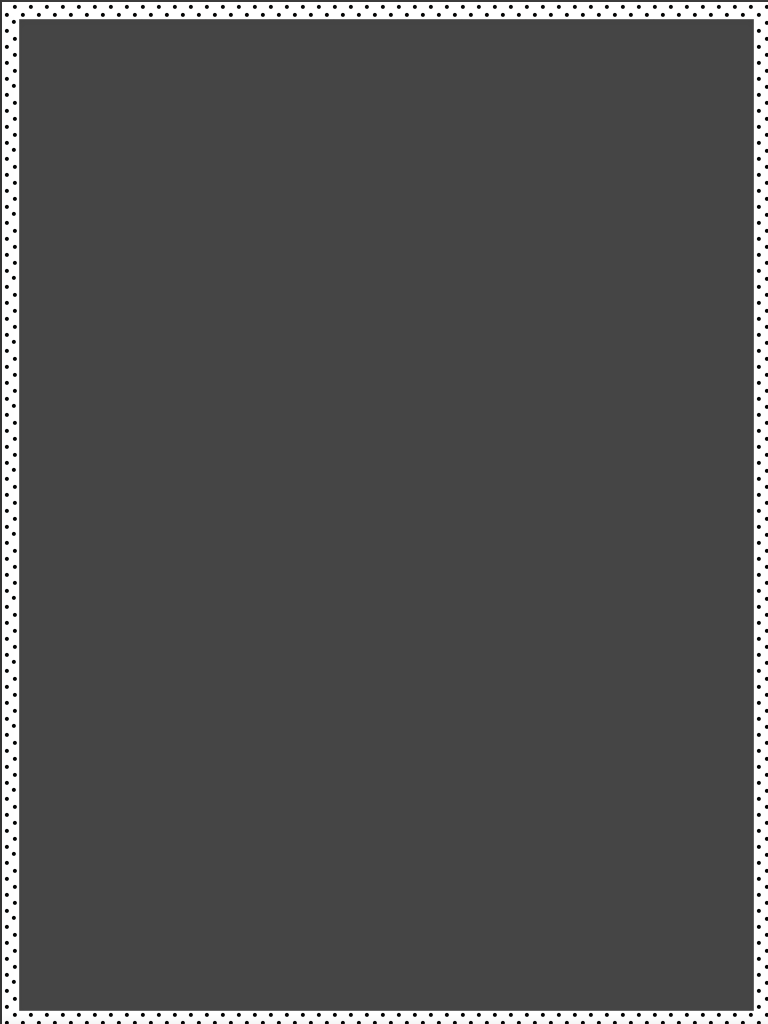
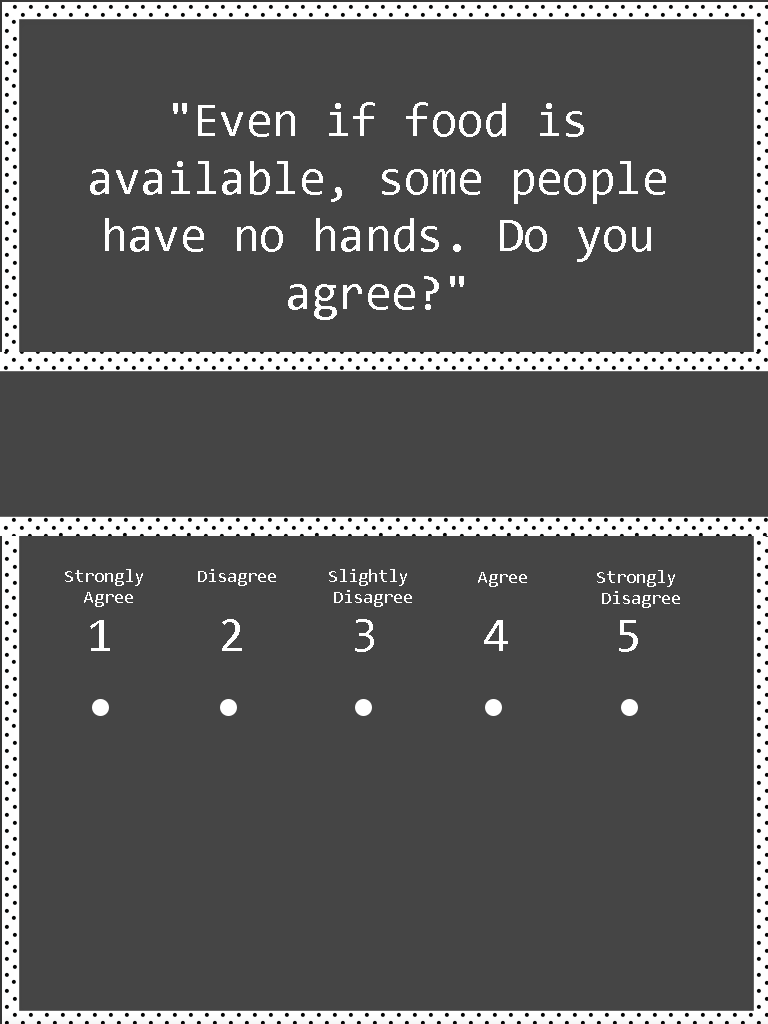
Before/after of a 768×1024 layered artwork. What changed in the layer stack:
added layer "Ellipse 1 copy 5" above "Ellipse 1 copy 3" over (485, 699, 502, 716)
added layer "Ellipse 1 copy 3" above "Ellipse 1 copy 2" over (621, 699, 638, 716)
added layer "Ellipse 1 copy 2" above "Ellipse 1 copy" over (355, 699, 372, 716)
added layer "Ellipse 1 copy" above "Ellipse 1" over (220, 699, 237, 716)
added layer "Ellipse 1" above "Agree" over (92, 699, 109, 716)
added layer "Agree" above "Disagree" over (478, 572, 527, 587)
added layer "Disagree" above "Slightly Disagree" over (198, 569, 276, 586)
added layer "Slightly Disagree" above "Strongly Disagree" over (329, 569, 412, 607)
added layer "Strongly Disagree" above "Strongly Agree" over (597, 570, 680, 608)
added layer "Strongly Agree" above "1 2 3 4 5" over (65, 569, 143, 607)
added layer "1 2 3 4 5" above "'Even if food is available, some people have no hands. Do you a" over (90, 619, 638, 652)
added layer "'Even if food is available, some people have no hands. Do you a" above "Rectangle 2" over (90, 102, 666, 320)
added layer "Rectangle 2" above "Rectangle 1" over (0, 352, 768, 536)
